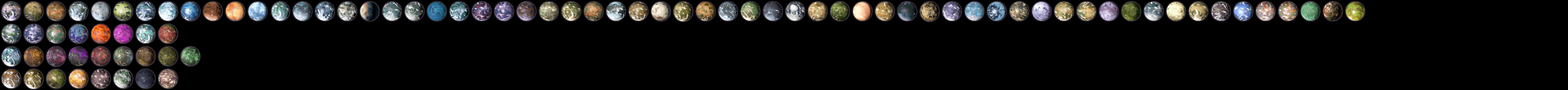
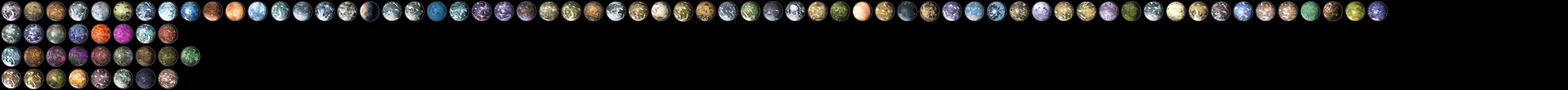
Before/after of a 1568px x 90px layered artwork. What changed in the layer stack:
added layer "Layer 98" above "Layer 97" over [1368, 1, 1388, 21]
